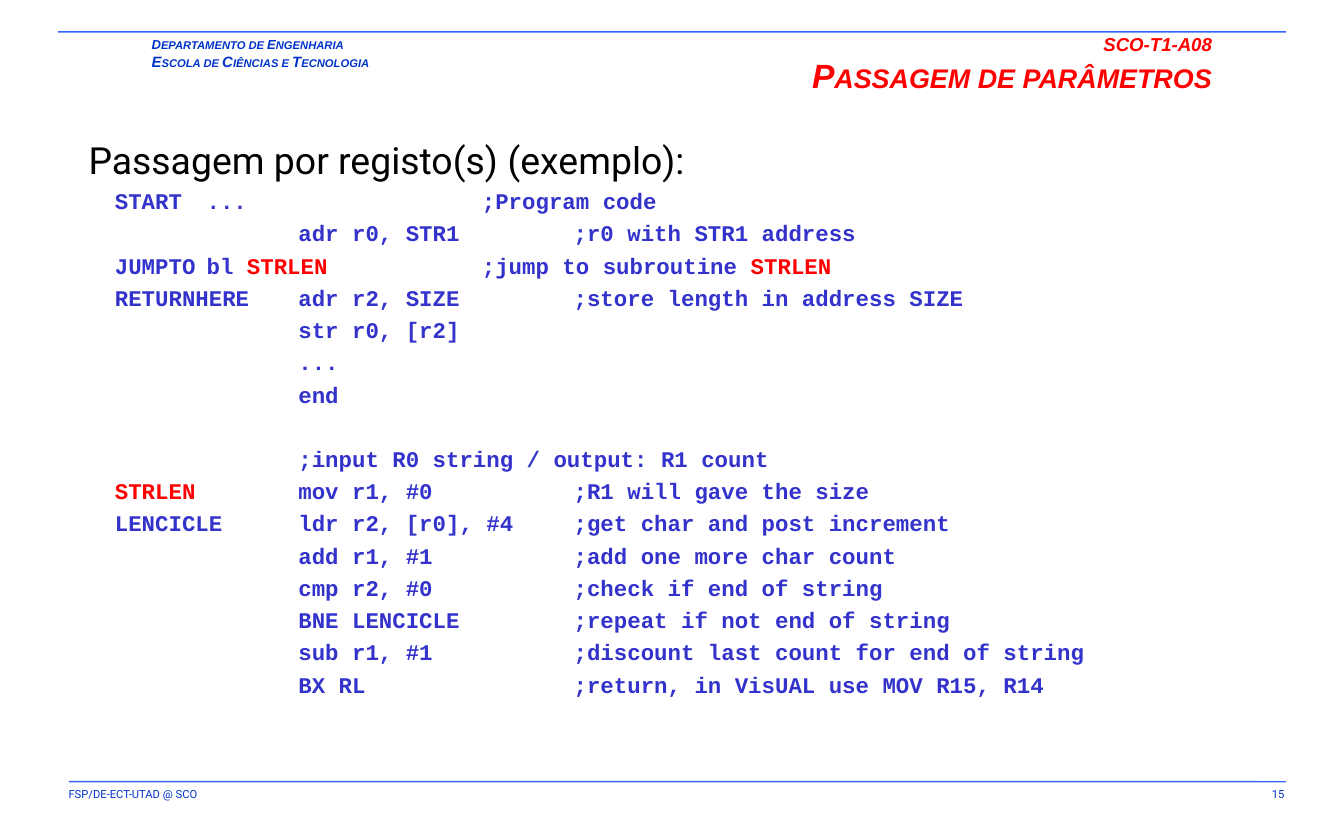
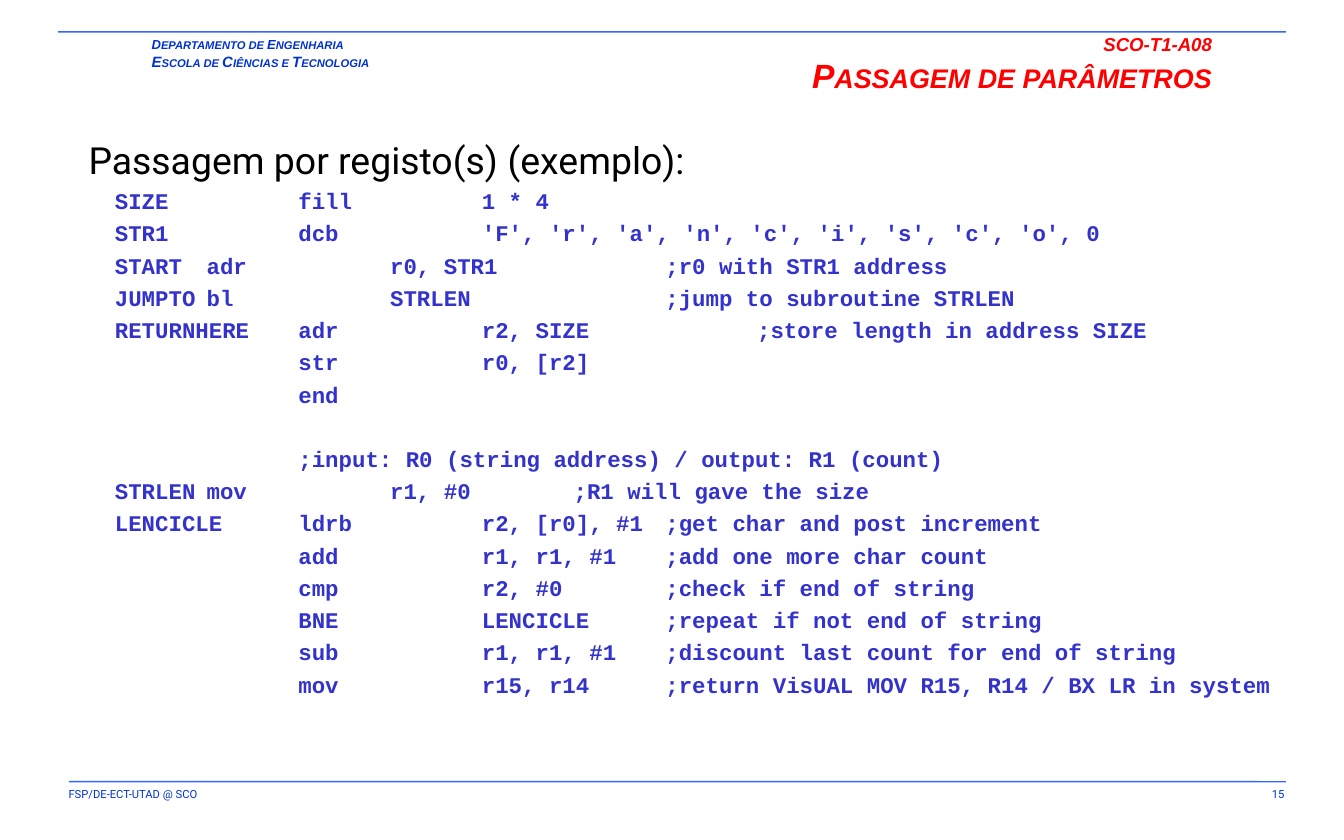
Before and after one commit to fsp864/UTAD-SCO, a slide deck: slide 15 of aulas/t/old/SCO-T1-A07-A08.pptx. Drawn at 1344x840 pixels with LibreOffice and Linux fonts; fonts in the diff are those of the drawing; background and template pictures are left out. Boxes give left, top, right and bottom in pixels: in the first picture for what was removed or moved away, otherwise in the second. Text is boxed around its words. In the diff, an @@ line names an element or a change of style, - is before the commit and + after.

Commit message:
update SCO-T1-A07-A08

```diff
--- a/aulas/t/old/SCO-T1-A07-A08.pptx
+++ b/aulas/t/old/SCO-T1-A07-A08.pptx
@@ text at (89,144,1270,698): paragraph removed @@
-  ...
@@ text at (115,193,1099,278): text changed @@
-  START ... ;Program code
-  adr r0, STR1 ;r0 with STR1 address
+  SIZE fill 1 * 4
+  STR1 dcb 'F', 'r', 'a', 'n', 'c', 'i', 's', 'c', 'o', 0
+  START adr r0, STR1 ;r0 with STR1 address
@@ text at (390,290,1015,504): text colour #FF0000 to #3333CC in "STRLEN STRLEN", "STRLEN" @@
@@ text at (298,451,943,472): text changed @@
-  ;input R0 string / output: R1 count
+  ;input: R0 (string address) / output: R1 (count)
@@ text at (298,515,1042,568): text changed @@
-  LENCICLE ldr r2, [r0], #4 ;get char and post increment
-  add r1, #1 ;add one more char count
+  LENCICLE ldrb r2, [r0], #1 ;get char and post increment
+  add r1, r1, #1 ;add one more char count
@@ text at (298,644,1270,698): text changed @@
-  sub r1, #1 ;discount last count for end of string
-  BX RL ;return, in VisUAL use MOV R15, R14
+  sub r1, r1, #1 ;discount last count for end of string
+  mov r15, r14 ;return VisUAL MOV R15, R14 / BX LR in system
```
